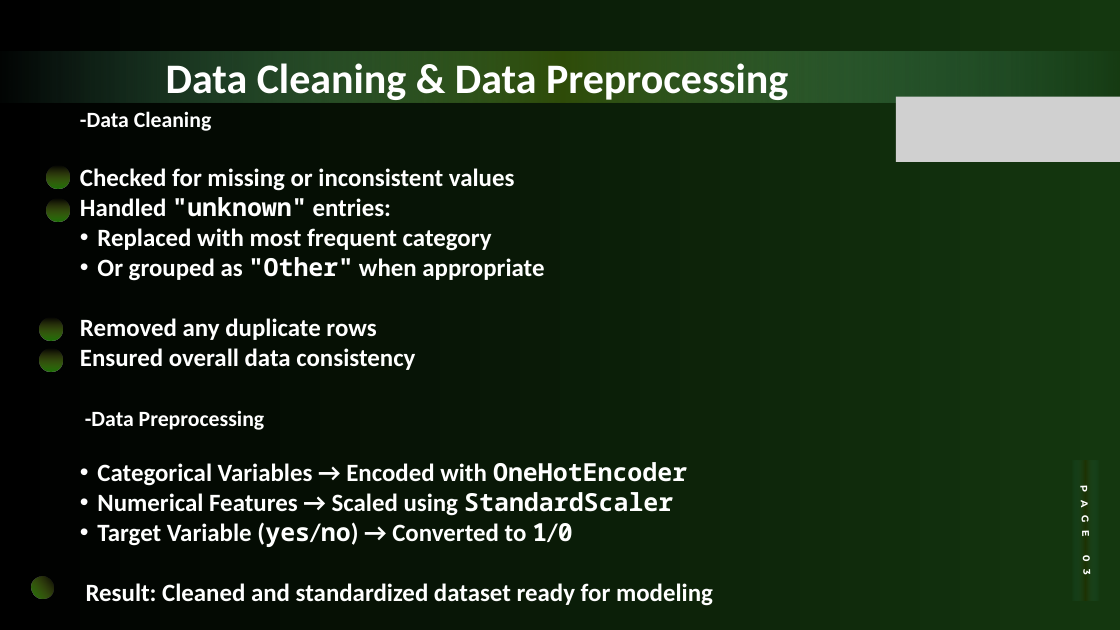
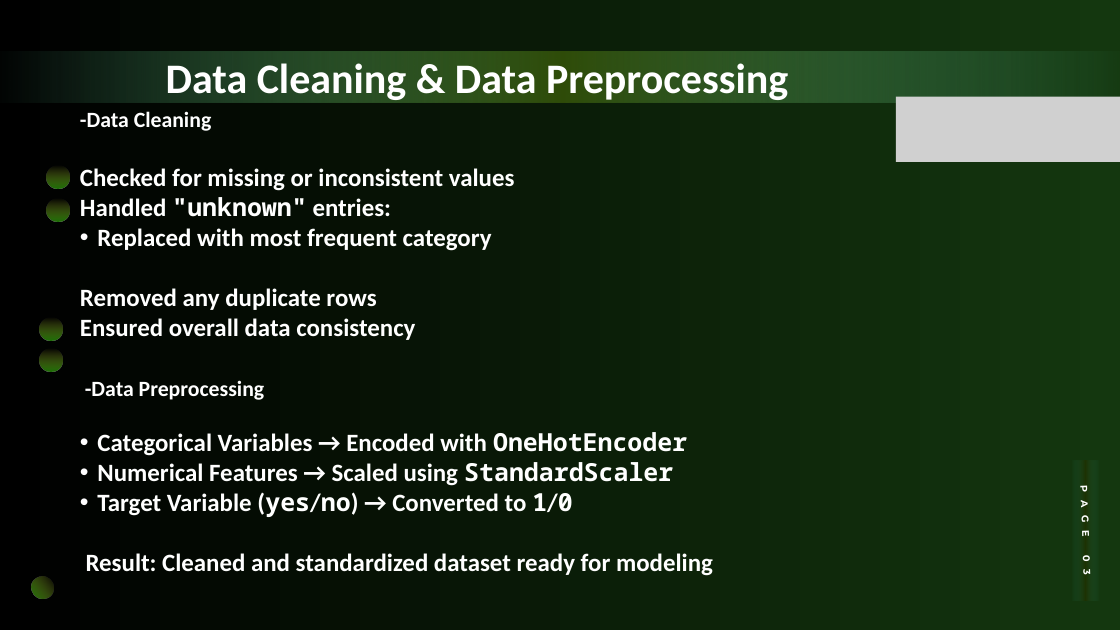
Before and after one commit to ademaskan/ada442-termproject, a slide deck: slide 3 of ADA442_Presentation.pptx. Drawn at 1120x630 pixels with LibreOffice and Linux fonts; fonts in the diff are those of the drawing; grey boxes stand for pictures. Boxes give left, top, right and bottom in pixels: in the first picture for what was removed or moved away, otherwise in the second. Text is boxed around its words. In the diff, an @@ line names an element or a change of style, - is before the commit and + after.

```diff
--- a/ADA442_Presentation.pptx
+++ b/ADA442_Presentation.pptx
@@ text at bbox=[97, 257, 544, 281]: paragraph removed @@
-  • Or grouped as "Other" when appropriate
```
Also in this commit, not shown: 1 other slide changed, 3 other files.
